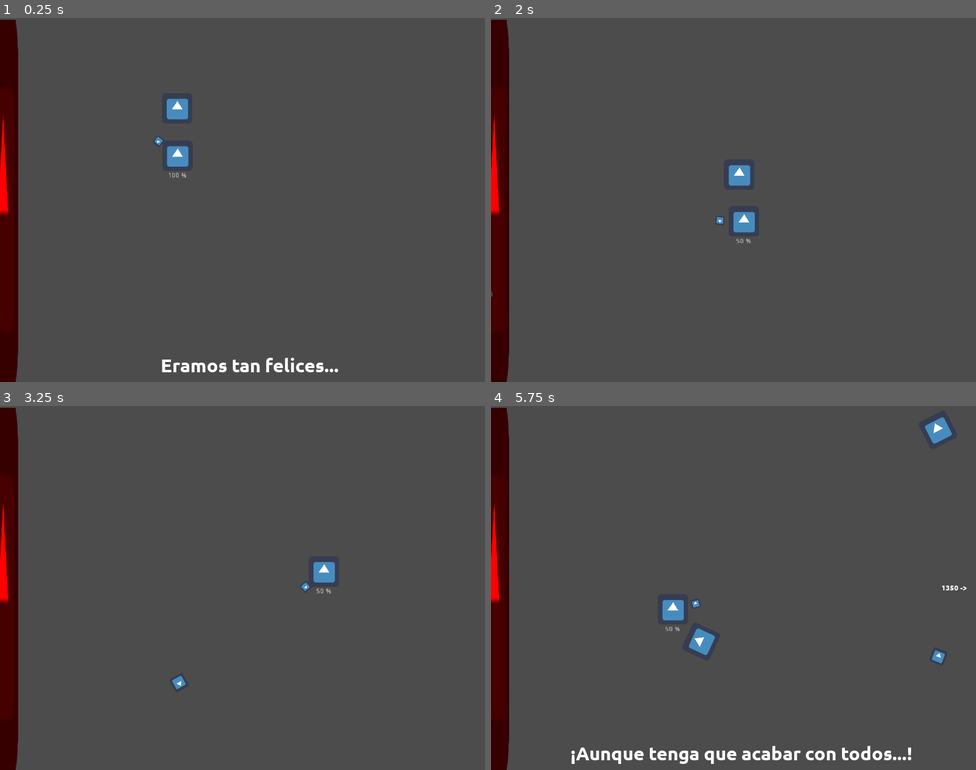
Above: before the commit, frames 1-4 (two rows, left to right).
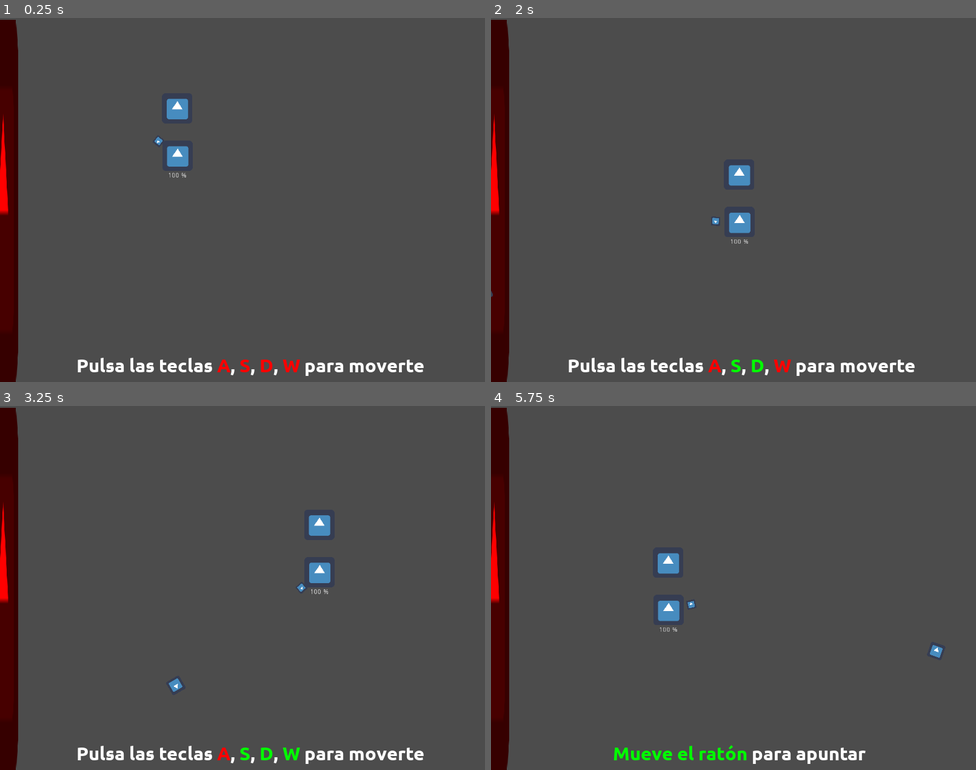
Above: after the commit, the same moments.

Repository: moisesjbc/cinco-etapas
Game: Godot game, scene res://scenes/main_scene/main_scene.tscn
The game is run twice, just before and just after one commit, with the same random seed, the same clock (stepped at 60 frames per second) and the same inputs. The engine's default icon, where the game draws it, is replaced by a stand-in: a white triangle on a blue panel in a dark square.
Inputs (mouse positions are in pixels of both pictures, inside the frame that each line leads up to):
- Up to frame 1 (0.25 s): no input
- Up to frame 2 (2 s): tap Enter at 0.5 s; move the mouse to (840, 181) at 0.52 s; hold Right (ui_right) 0.53-1.28 s; tap Space at 0.6, 0.77, 1.07, 1.35, 1.52, 1.82 s; click (840, 181) at 0.67 s; move the mouse to (636, 218) at 1.27 s; hold Down (ui_down) from 1.28 s (still down); click (636, 218) at 1.42 s
- Up to frame 3 (3.25 s): move the mouse to (291, 507) at 2.02 s; release Down (ui_down) at 2.03 s; hold Right (ui_right) 2.03-2.78 s; tap Space at 2.1, 2.85, 3.02 s; click (291, 507) at 2.17 s; move the mouse to (218, 660) at 2.77 s; hold Up (ui_up) from 2.78 s (still down); click (218, 660) at 2.92 s
- Up to frame 4 (5.75 s): tap Space at 3.32, 3.6, 3.77, 4.07, 4.35, 4.52, 4.82, 5.1 s; move the mouse to (879, 642) at 3.52 s; release Up (ui_up) at 3.53 s; hold Left (ui_left) 3.53-5.03 s; click (879, 642) at 3.67 s; move the mouse to (588, 533) at 4.27 s; click (588, 533) at 4.42 s; move the mouse to (757, 588) at 5.02 s; hold Down (ui_down) from 5.03 s (still down); click (757, 588) at 5.17 s

The runs differ from the first frame. In frame 1, 1.3% of the frame differs, in the area x 16-88%, y 93-99%; in frame 2, 1.4%; in frame 3, 1.7%; in frame 4, 2.5%, in the area x 16-99%, y 3-99%.

Commit message:
Added tutorial

Diff:
--- a/godot-project/scenes/main_scene/main_scene.gd
+++ b/godot-project/scenes/main_scene/main_scene.gd
@@ -10,7 +10,7 @@
 func _ready():
 	clean_npcs()
 	get_tree().paused = false
-	change_state("state_0_loss")
+	change_state("tutorial_act_0")
 
 func change_state(new_state):
 	current_state = get_node(new_state)
@@ -26,6 +26,10 @@
 	if current_state and current_state.has_method("process"):
 		current_state.process(delta)
 
+func _input(event):
+	if current_state and current_state.has_method("input"):
+		current_state.input(event)
+
 func move_to(node, final_position, delta, flag, speed = 300):
 	if node.global_position.distance_to(final_position) > 30:
 		node.translate((final_position - node.global_position).normalized() * speed * delta)
@@ -33,8 +37,8 @@
 	else:
 		return flag and true
 
-func set_text(text, pre_callback, post_callback):
-	$story_gui.set_text(text, pre_callback, post_callback)
+func set_text(text, pre_callback, post_callback, delay):
+	$story_gui.set_text(text, pre_callback, post_callback, delay)
 
 func set_texts(texts, post_callback=null):
 	$story_gui.set_texts(texts, post_callback)
@@ -51,3 +55,9 @@
 		meteorite.queue_free()
 	for friend in get_tree().get_nodes_in_group("friends"):
 		friend.queue_free()
+
+func get_instruction_text(text, flag):
+	var color = "#FF0000"
+	if flag:
+		color = "#00FF00"
+	return "[color=" + color + "]" + text + "[/color]"
--- a/godot-project/scenes/main_scene/main_scene.tscn
+++ b/godot-project/scenes/main_scene/main_scene.tscn
@@ -12,10 +12,14 @@
 [ext_resource path="res://scenes/main_scene/states/state_2_anger.gd" type="Script" id=10]
 [ext_resource path="res://scenes/main_scene/states/state_3_bargaining.gd" type="Script" id=11]
 [ext_resource path="res://scenes/main_scene/states/state_4_depression.gd" type="Script" id=12]
+[ext_resource path="res://scenes/main_scene/tutorial_act_0.gd" type="Script" id=13]
 [ext_resource path="res://scenes/main_scene/states/state_4_depression_act_1.gd" type="Script" id=14]
 [ext_resource path="res://scenes/main_scene/states/state_4_depression_act_2.gd" type="Script" id=15]
 [ext_resource path="res://scenes/main_scene/states/state_5_acceptance_act_0.gd" type="Script" id=16]
 [ext_resource path="res://menus/game_over/game_over.tscn" type="PackedScene" id=17]
+[ext_resource path="res://scenes/main_scene/states/tutorial_act_1.gd" type="Script" id=18]
+[ext_resource path="res://scenes/main_scene/states/tutorial_act_2.gd" type="Script" id=19]
+[ext_resource path="res://scenes/main_scene/states/tutorial_act_3.gd" type="Script" id=20]
 
 [sub_resource type="DynamicFont" id=1]
 font_data = ExtResource( 7 )
@@ -38,9 +42,9 @@
 position = Vector2( -3.4455, 387.953 )
 
 [node name="story_gui" parent="." instance=ExtResource( 1 )]
-margin_left = -4.41907
+margin_left = -3.22986
 margin_top = 3.8409
-margin_right = 1021.58
+margin_right = 1022.77
 margin_bottom = 768.841
 
 [node name="stage_timer" type="Timer" parent="."]
@@ -57,6 +61,18 @@
 __meta__ = {
 "_edit_use_anchors_": false
 }
+
+[node name="tutorial_act_0" type="Node2D" parent="."]
+script = ExtResource( 13 )
+
+[node name="tutorial_act_1" type="Node2D" parent="."]
+script = ExtResource( 18 )
+
+[node name="tutorial_act_2" type="Node2D" parent="."]
+script = ExtResource( 19 )
+
+[node name="tutorial_act_3" type="Node2D" parent="."]
+script = ExtResource( 20 )
 
 [node name="state_0_loss" type="Node2D" parent="."]
 script = ExtResource( 8 )
--- /dev/null
+++ b/godot-project/scenes/main_scene/states/tutorial_act_1.gd
@@ -0,0 +1,22 @@
+extends Node2D
+
+var state_machine
+
+var aim_learned: bool = false
+
+func start():
+	update_text()
+
+func update_text():
+	state_machine.set_text(
+		state_machine.get_instruction_text("Mueve el ratón", aim_learned) + " para apuntar ",
+		null, null, null)
+
+func input(event):
+	if not aim_learned and event is InputEventMouseMotion:
+		aim_learned = true
+		update_text()
+		state_machine.set_timeout(1)
+
+func timeout():
+	state_machine.change_state("tutorial_act_2")
--- /dev/null
+++ b/godot-project/scenes/main_scene/states/tutorial_act_2.gd
@@ -0,0 +1,22 @@
+extends Node2D
+
+var state_machine
+
+var shooting_learned: bool = false
+
+func start():
+	update_text()
+
+func update_text():
+	state_machine.set_text(
+		state_machine.get_instruction_text("Click derecho del ratón", shooting_learned) + " para disparar ",
+		null, null, null)
+
+func input(event):
+	if not shooting_learned and event is InputEventMouseButton:
+		shooting_learned = true
+		update_text()
+		state_machine.set_timeout(1)
+
+func timeout():
+	state_machine.change_state("tutorial_act_3")
--- /dev/null
+++ b/godot-project/scenes/main_scene/states/tutorial_act_3.gd
@@ -0,0 +1,22 @@
+extends Node2D
+
+var state_machine
+
+var use_learned: bool = false
+
+func start():
+	update_text()
+
+func update_text():
+	state_machine.set_text(
+		state_machine.get_instruction_text("Pulsa espacio", use_learned) + " para interactuar ",
+		null, null, null)
+
+func input(event):
+	if not use_learned and event is InputEventKey and event.scancode == KEY_SPACE:
+		use_learned = true
+		update_text()
+		state_machine.set_timeout(1)
+
+func timeout():
+	state_machine.change_state("state_0_loss")
--- /dev/null
+++ b/godot-project/scenes/main_scene/tutorial_act_0.gd
@@ -0,0 +1,41 @@
+extends Node2D
+
+var state_machine
+
+var left_pressed: bool = false
+var right_pressed: bool = false
+var up_pressed: bool = false
+var down_pressed: bool = false
+
+func start():
+	update_text()
+
+func update_text():
+	state_machine.set_text(
+		"Pulsa las teclas " +
+		state_machine.get_instruction_text("A", left_pressed) + ", " +
+		state_machine.get_instruction_text("S", down_pressed) + ", " +
+		state_machine.get_instruction_text("D", right_pressed) + ", " +
+		state_machine.get_instruction_text("W", up_pressed) + " para moverte",
+		null, null, null)
+
+func process(delta):
+	if not left_pressed or not right_pressed or not up_pressed or not down_pressed:
+		if Input.is_action_pressed("ui_left"):
+			left_pressed = true
+			update_text()
+		if Input.is_action_pressed("ui_right"):
+			right_pressed = true
+			update_text()
+		if Input.is_action_pressed("ui_up"):
+			up_pressed = true
+			update_text()
+		if Input.is_action_pressed("ui_down"):
+			down_pressed = true
+			update_text()
+		if left_pressed and right_pressed and up_pressed and down_pressed:
+			state_machine.set_timeout(1)
+			set_physics_process(false)
+
+func timeout():
+	state_machine.change_state("tutorial_act_1")
--- a/godot-project/scenes/story_gui/story_gui.gd
+++ b/godot-project/scenes/story_gui/story_gui.gd
@@ -2,13 +2,14 @@
 
 var current_callback = null
 
-func set_text(text, start_callback, end_callback):
+func set_text(text, start_callback, end_callback, delay=2):
 	if start_callback:
 		start_callback.call_func()
 
 	$RichTextLabel.set_bbcode("[center]" + text + "[/center]")
 	current_callback = end_callback
-	$timer.start()
+	if delay:
+		$timer.start(delay)
 
 func _on_timer_timeout():
 	$RichTextLabel.set_bbcode("")
Not shown: 1 places in godot-project/scenes/main_scene/main_scene.tscn that only renumber resources
